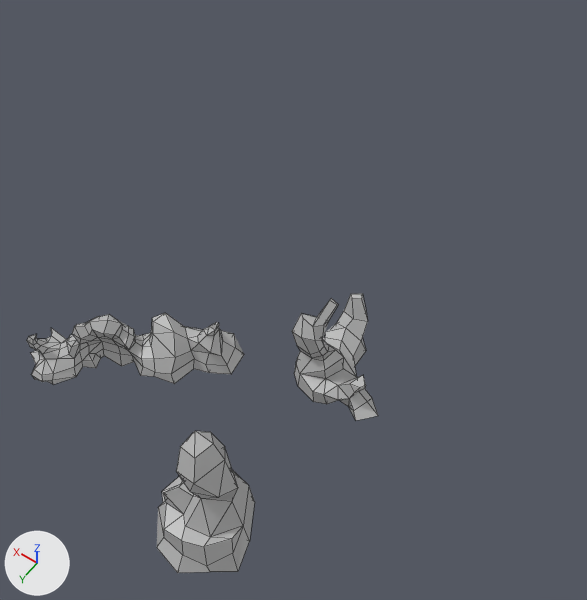
What one commit did to the FBX model Assets/Meshes/Environment/Rocks.fbx.
Before and after are seen from a camera (50 mm lens) standing at (-0.0702, 0.0747, 0.171) and looking at (0.0053, -0.031, 0.0049). The lights are fixed; the arrows at lower left show +X, +Y and +Z. Mesh edges are drawn as thin lines. Where no turn or scale is listed for an object, it has been applied to the vertices.

Names of what the first picture shows: 'rock_1', 'rock_2', 'rock_3'.
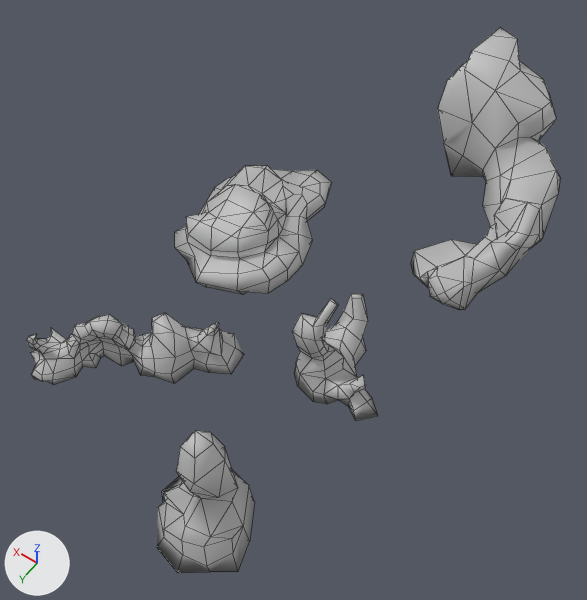
The newer file is also turned or shifted as a whole; pictures and numbers use the older file's frame.

Changed parts and their boxes (x1, y1, x2, y2) in the pictures (587 x 600 px):
'rock_5', added: after (411, 28, 560, 310)
'rock_4', added: after (175, 165, 332, 294)
part 1 of me_mesh_001, shading changed: (292, 294, 378, 421) in both
part 2 of me_mesh, shading changed: (157, 431, 255, 573) in both

Diff of the bpy script that builds the scene:
```diff
--- a/Assets/Meshes/Environment/Rocks.fbx.py
+++ b/Assets/Meshes/Environment/Rocks.fbx.py
@@ me_mesh_001 @@
 me_mesh_001.from_pydata(...)  # 102 vertices, 112 faces; spans x -0.0157..0.0097, y -0.0157..0.009, z -0.0012..0.0238
 # used by ob_rock_2; location = (-0.0138, -0.0204, 0.0012)
+# me_mesh_001 part 1: edges marked sharp go from 199 to 0
 me_mesh_001.materials.append(mat_lambert1)
@@ me_mesh @@
 me_mesh.from_pydata(...)  # 60 vertices, 78 faces; spans x -0.0115..0.0135, y -0.0134..0.0121, z -0.0103..0.0252
 # used by ob_rock_1; location = (-0.0138, 0.0275, 0.01)
+# me_mesh part 2: edges marked sharp go from 132 to 0
 me_mesh.materials.append(mat_lambert1)
@@ me_mesh_004 @@
+me_mesh_004.from_pydata(...)  # 136 vertices, 172 faces; spans x -0.013..0.0318, y -0.0442..0.0329, z -0.0035..0.0324
+me_mesh_004.materials.append(mat_lambert1)  # grey #bcbcbc
@@ me_mesh_003 @@
+me_mesh_003.from_pydata(...)  # 103 vertices, 133 faces; spans x -0.0119..0.0256, y -0.0241..0.033, z -0.0015..0.0172
+me_mesh_003.materials.append(mat_lambert1)  # grey #bcbcbc
@@ ob_rock_5 @@
+ob_rock_5 = bpy.data.objects.new('rock_5', me_mesh_004)
+ob_rock_5.location = (-0.0238, -0.0895, 0.0)
@@ ob_rock_4 @@
+ob_rock_4 = bpy.data.objects.new('rock_4', me_mesh_003)
+ob_rock_4.location = (0.0232, -0.0549, 0.0)
```
